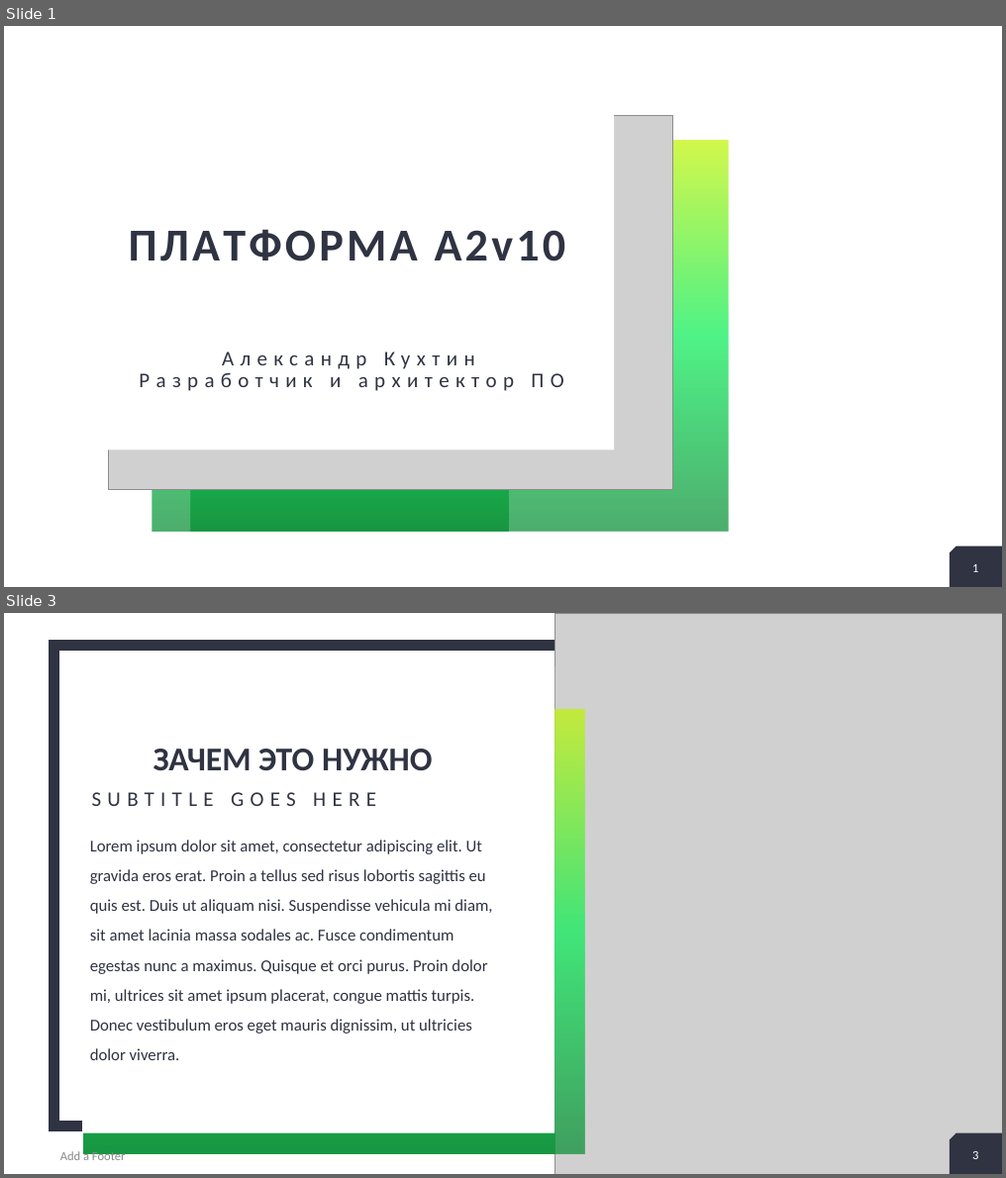
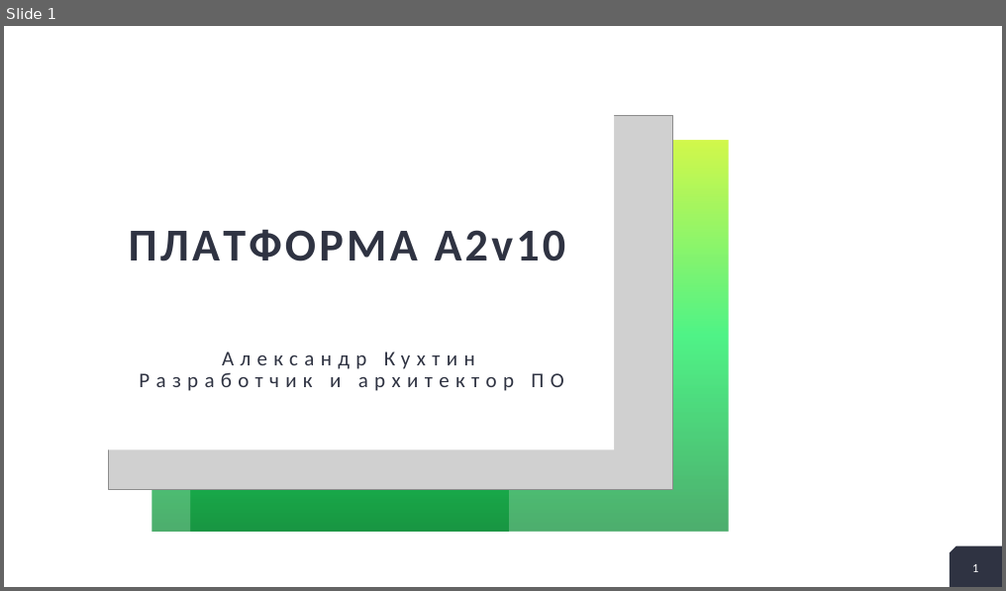
Before and after one commit to alex-kukhtin/A2v10, a slide deck: Documentation/Kyiv-2018/A2v10.pptx. Shown one above the other, each under a label of ours: slides 1 and 3 before the commit, slide 1 after it; the slides between them are not shown. The pictures are 1006x1178 and 1006x591 pixels, drawn with LibreOffice and Linux fonts; fonts in the diff are those of the drawing; grey boxes stand for pictures; background and template pictures are left out. Boxes give left, top, right and bottom in pixels: in the first picture for what was removed or moved away, otherwise in the second. Text is boxed around its words. In the diff, an @@ line names an element or a change of style, - is before the commit and + after.

```diff
--- a/Documentation/Kyiv-2018/A2v10.pptx
+++ b/Documentation/Kyiv-2018/A2v10.pptx
@@ slide 3 removed at [4,613,1002,1174], background #FFFFFF @@
@@ picture removed at [555,613,1002,1174] @@
@@ rectangle removed at [54,646,634,1127] @@
@@ rectangle removed at [82,666,555,1134] @@
@@ rectangle removed at [84,710,585,1154] @@
-2
-+
@@ rectangle removed at [84,710,585,1154] @@
-2
-+
@@ title removed at [153,749,433,771] @@
-ЗАЧЕМ ЭТО НУЖНО
@@ text removed at [92,792,376,806] @@
-SUBTITLE GOES HERE
@@ text removed at [90,840,492,1060] @@
-Lorem ipsum dolor sit amet, consectetur adipiscing elit. Ut gravida eros erat. Proin a tellus sed risus lobortis sagittis eu quis est. Duis ut aliquam nisi. Suspendisse vehicula mi diam, sit amet lacinia massa sodales ac. Fusce condimentum egestas nunc a maximus. Quisque et orci purus. Proin dolor mi, ultrices sit amet ipsum placerat, congue mattis turpis. Donec vestibulum eros eget mauris dignissim, ut ultricies dolor viverra.
@@ snip rect removed at [949,1134,1002,1174] @@
@@ text removed at [60,1151,126,1160] @@
-Add a Footer
@@ page number removed at [972,1152,978,1159] @@
-3
```
Also in this commit, not shown: 4 slides changed, 5 slides added, 4 other slides removed.
